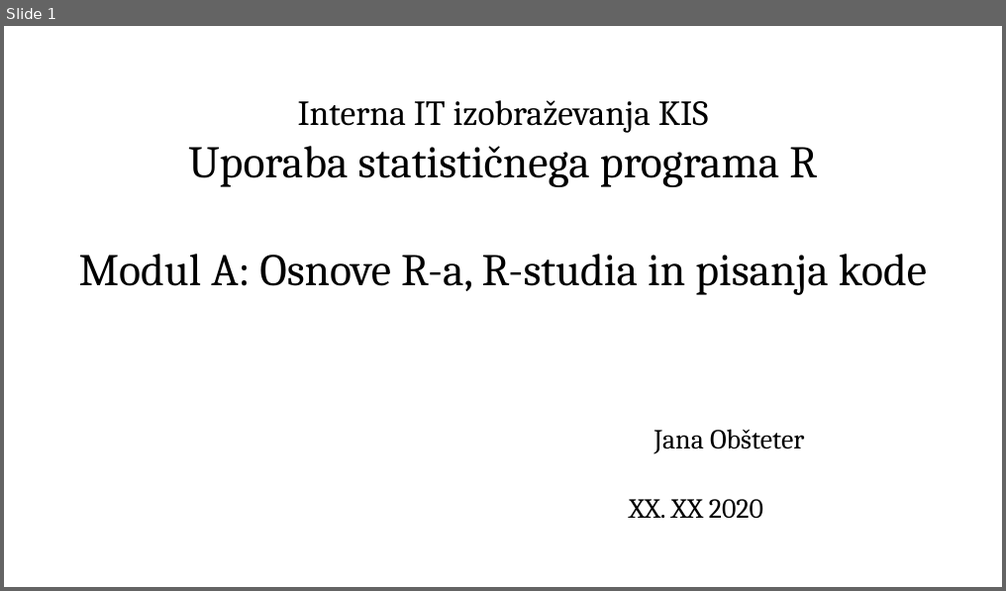
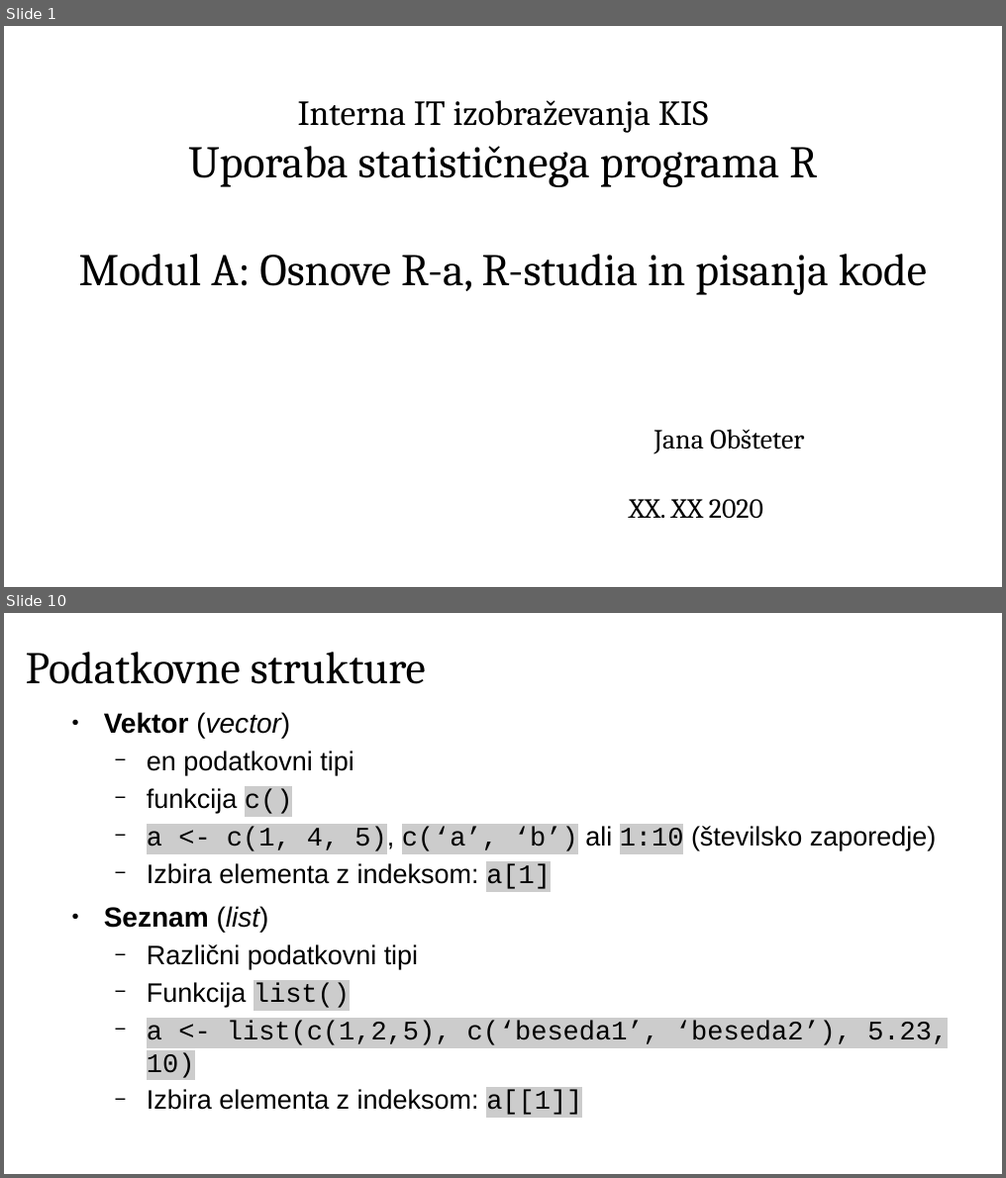
Before and after one commit to janaobsteter/Genotype_CODES, a slide deck: IT_Rtecaj.odp. Shown one above the other, each under a label of ours: slide 1 before the commit, slides 1 and 10 after it; the slides between them are not shown. The pictures are 1006x591 and 1006x1178 pixels, drawn with LibreOffice and Linux fonts; fonts in the diff are those of the drawing. Boxes give left, top, right and bottom in pixels: in the first picture for what was removed or moved away, otherwise in the second. Text is boxed around its words. In the diff, an @@ line names an element or a change of style, - is before the commit and + after.

```diff
--- a/IT_Rtecaj.odp
+++ b/IT_Rtecaj.odp
@@ slide 10 added at [4,613,1002,1174], background #FFFFFF @@
@@ title added at [26,652,426,684], 36 pt, text #000000 @@
+Podatkovne strukture
@@ text added at [104,712,947,1115], 21.2 pt, text #000000 @@
+● Vektor (vector)
+  − en podatkovni tipi
+  − funkcija c()
+  − a <- c(1, 4, 5), c(‘a’, ‘b’) ali 1:10 (številsko zaporedje)
+  − Izbira elementa z indeksom: a[1]
+● Seznam (list)
+  − Različni podatkovni tipi
+  − Funkcija list()
+  − a <- list(c(1,2,5), c(‘beseda1’, ‘beseda2’), 5.23, 10)
+  − Izbira elementa z indeksom: a[[1]]
```
Also in this commit, not shown: 4 slides changed, 11 other slides added, 1 slide removed, 2 other files.
